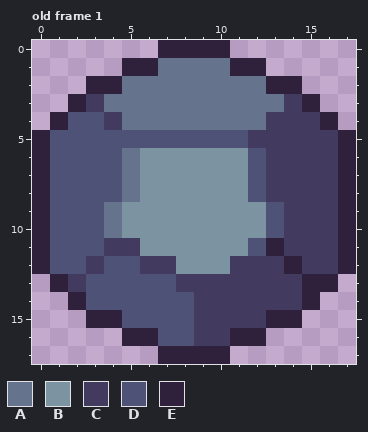
File history of a pixel-art file, Assets/Sprites/d12.aseprite. Above, as it was before the edit.
18x18 pixels, 1 frame. Shown: old frame 1. The commit also changed other frames, which this record leaves out.
Palette (. is transparent): A #65738c  B #7c94a1  C #433a60  D #4f5277  E #2f213b
Pixels before, old frame 1, first column x 0:
 0 .......EEEE.......
 1 .....EEAAAAEE.....
 2 ...EEAAAAAAAAEE...
 3 ..ECAAAAAAAAAACE..
 4 .EDDCAAAAAAAACCCE.
 5 EDDDDDDDDDDDCCCCCE
 6 EDDDDABBBBBBDCCCCE
 7 EDDDDABBBBBBDCCCCE
 8 EDDDDABBBBBBDCCCCE
 9 EDDDABBBBBBBBDCCCE
10 EDDDABBBBBBBBDCCCE
11 EDDDCCBBBBBBDECCCE
12 EDDCDDCCBBBCCCECCE
13 .ECDDDDDCCCCCCCEE.
14 ..EDDDDDDCCCCCCE..
15 ...EEDDDDCCCCEE...
16 .....EEDDCCEE.....
17 .......EEEE.......
After the commit:
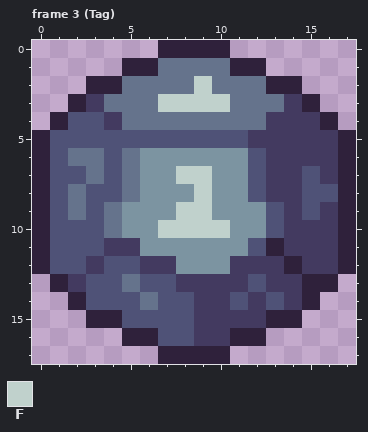
Colours new in this view: F #c0d1cc
A new or re-ordered frame is compared with the old frame closest to it.
Diff:
frames 1 -> 5
Changed rows in their new state; - is an unchanged pixel.
Frame 3 (Tag) is new; against old frame 1:
first column x 2:
 2 -------F-------
 3 -----FFFF------
 6 AA-------------
 7 -A----FF-----D-
 8 A------F-----DD
 9 A-----FF-----D-
10 -----FFFF------
13 ---A------D----
14 ----A----D-D---
